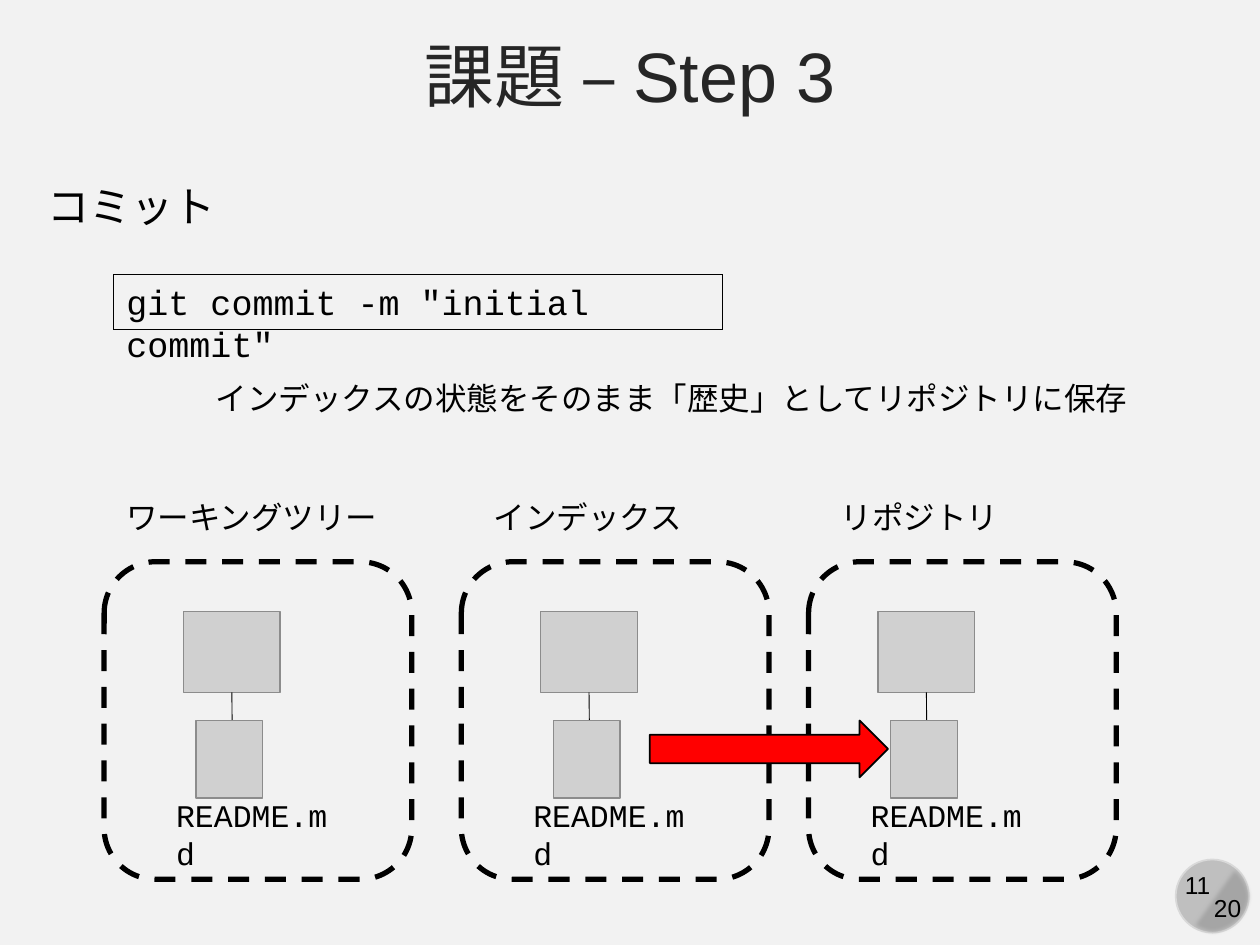
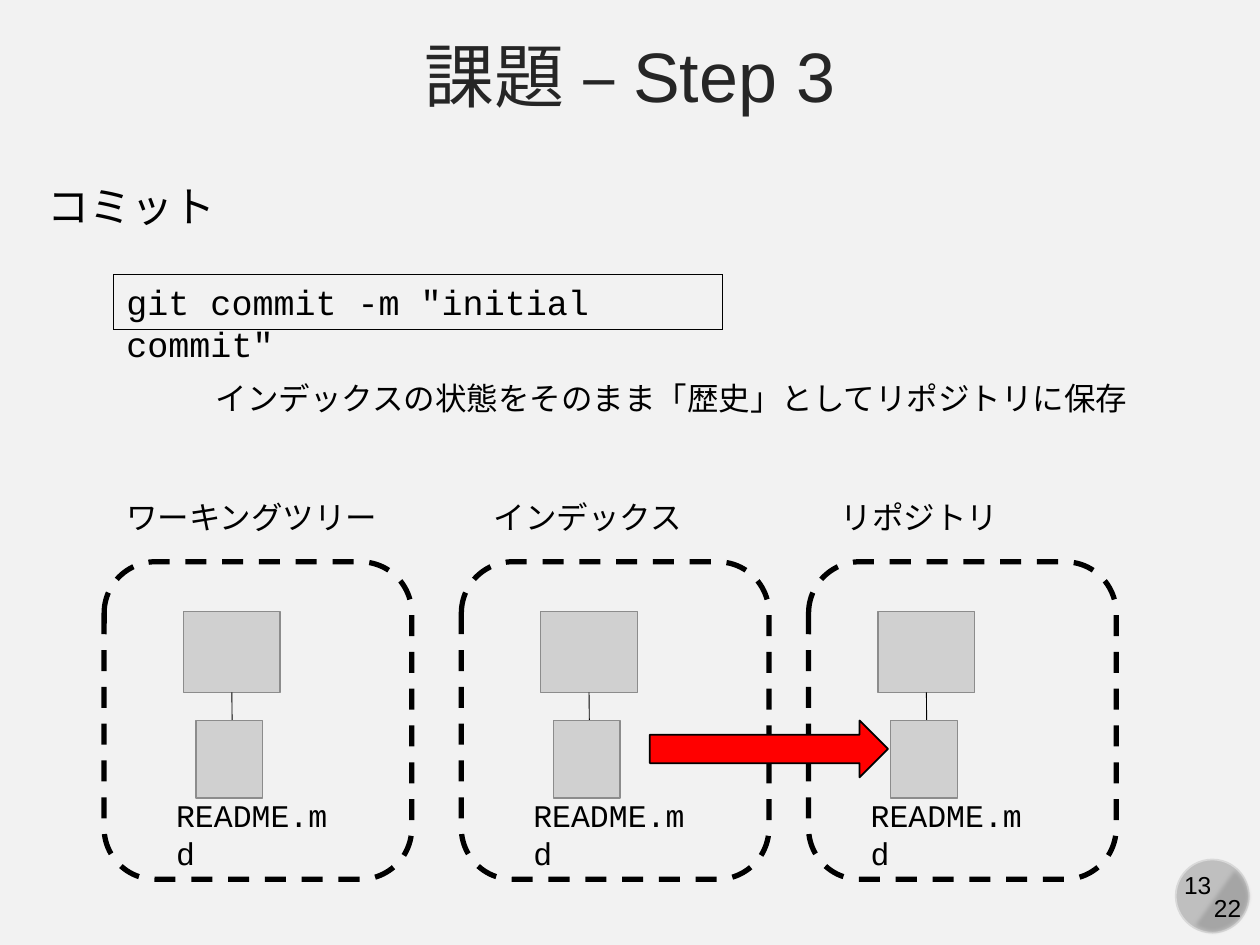
Before and after one commit to kaityo256/github, a slide deck: slide 13 of practice_basic/fig/slide.pptx (slide 11 before the commit). Drawn at 1260x945 pixels with LibreOffice and Linux fonts; fonts in the diff are those of the drawing; grey boxes stand for pictures. Boxes give left, top, right and bottom in pixels: in the first picture for what was removed or moved away, otherwise in the second. Text is boxed around its words. In the diff, an @@ line names an element or a change of style, - is before the commit and + after.

```diff
--- a/practice_basic/fig/slide.pptx
+++ b/practice_basic/fig/slide.pptx
@@ page number at (x1=1184, y1=877, x2=1211, y2=895): text changed @@
-11
+13
@@ text at (x1=1214, y1=900, x2=1241, y2=923): text changed @@
-20
+22
```
Also in this commit, not shown: 19 other slides changed, 2 slides added.
